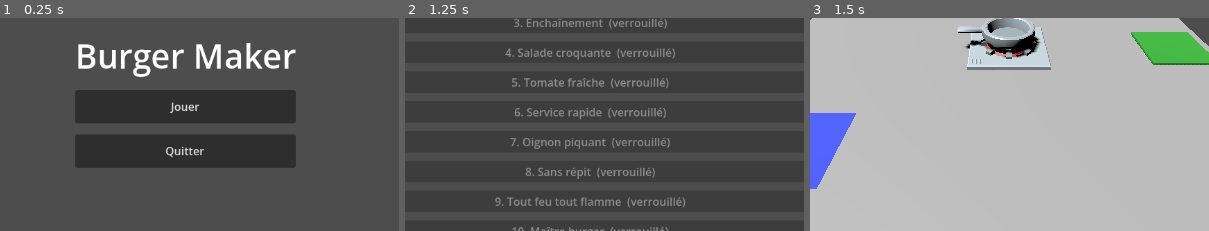
Above: before the commit, frames 1-3 (left to right).
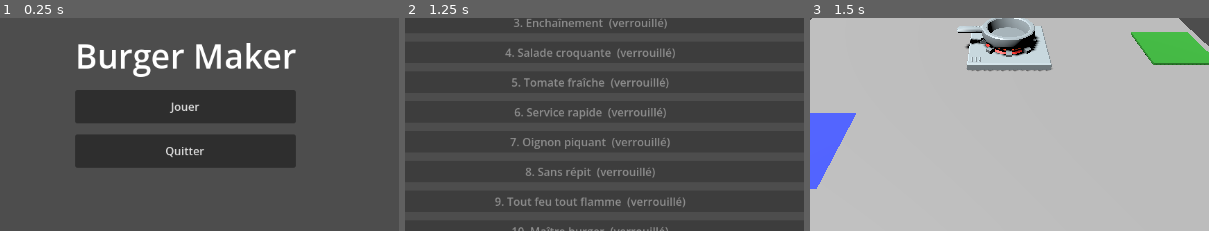
Above: after the commit, the same moments.

Repository: arthur-mdn/Godot-Burger-Maker
Game: Godot game, scene res://Scenes/MainMenu.tscn
The game is run twice, just before and just after one commit, with the same random seed, the same clock (stepped at 60 frames per second) and the same inputs.
Inputs:
- Up to frame 1 (0.25 s): no input
- Up to frame 2 (1.25 s): click "Jouer" at 0.5 s
- Up to frame 3 (1.5 s): click "1. Premier flip" at 1.25 s
The pictures show only the part of the screen within x 27-77%, y 33-83%; the shares and areas given below are measured in that part.

Frames 1-2 are identical in both runs. In frame 3, 0.9% of the frame differs, in the area x 39-61%, y 3-25%.

Commit message:
Move station KayKit visuals into scene files

Diff:
--- a/Scenes/CookingStation.tscn
+++ b/Scenes/CookingStation.tscn
@@ -1,9 +1,14 @@
 [gd_scene format=3 uid="uid://bwgai41orblj"]
 
 [ext_resource type="Script" uid="uid://cwi70u8pt4ybt" path="res://Scripts/cooking_station.gd" id="1_e3c22"]
+[ext_resource type="PackedScene" uid="uid://cmvc7kq4xhkde" path="res://Assets/KayKit/gltf/stove_single_countertop.gltf" id="2_cooktop"]
+[ext_resource type="PackedScene" uid="uid://d01kwv5ifg5cd" path="res://Assets/KayKit/gltf/pan_A.gltf" id="3_pan"]
 
-[sub_resource type="BoxShape3D" id="BoxShape3D_2vt2k"]
-size = Vector3(1.54, 0.27, 1.54)
+[sub_resource type="BoxShape3D" id="BoxShape3D_drop"]
+size = Vector3(1.66, 0.35, 1.66)
+
+[sub_resource type="BoxShape3D" id="BoxShape3D_pickup"]
+size = Vector3(1.66, 0.35, 1.66)
 
 [sub_resource type="BoxMesh" id="BoxMesh_yt4nv"]
 size = Vector3(1.2, 0.05, 0.2)
@@ -14,22 +19,34 @@
 [sub_resource type="BoxMesh" id="BoxMesh_2vt2k"]
 size = Vector3(1.2, 0.06, 0.16)
 
-[node name="CookingStation" type="Node3D" unique_id=342943021]
+[node name="CookingStation" type="Node3D"]
 script = ExtResource("1_e3c22")
 
-[node name="Visual" type="Node3D" parent="." unique_id=2053647070]
+[node name="Visual" type="Node3D" parent="."]
 
-[node name="StaticBody3D" type="StaticBody3D" parent="." unique_id=769331985]
+[node name="Cooktop" parent="Visual" instance=ExtResource("2_cooktop")]
+transform = Transform3D(1, 0, 0, 0, 0.95, 0, 0, 0, 1, 0, -0.8835, 0)
 
-[node name="CollisionShape3D" type="CollisionShape3D" parent="StaticBody3D" unique_id=1530679936]
-transform = Transform3D(1, 0, 0, 0, 1, 0, 0, 0, 1, 0.205, -0.303, -0.012)
-shape = SubResource("BoxShape3D_2vt2k")
+[node name="Pan" parent="Visual" instance=ExtResource("3_pan")]
+transform = Transform3D(1.15, 0, 0, 0, 1.15, 0, 0, 0, 1.15, 0, 0.278, 0)
 
-[node name="ProgressBg" type="MeshInstance3D" parent="." unique_id=1249988879]
-transform = Transform3D(1, 0, 0, 0, 1, 0, 0, 0, 1, 0, 0, 0.62)
+[node name="StaticBody3D" type="StaticBody3D" parent="."]
+transform = Transform3D(1, 0, 0, 0, 1, 0, 0, 0, 1, 0, 0.17, 0)
+
+[node name="CollisionShape3D" type="CollisionShape3D" parent="StaticBody3D"]
+shape = SubResource("BoxShape3D_drop")
+
+[node name="PickupArea" type="Area3D" parent="."]
+transform = Transform3D(1, 0, 0, 0, 1, 0, 0, 0, 1, 0, 0.17, 0)
+
+[node name="CollisionShape3D" type="CollisionShape3D" parent="PickupArea"]
+shape = SubResource("BoxShape3D_pickup")
+
+[node name="ProgressBg" type="MeshInstance3D" parent="."]
+transform = Transform3D(1, 0, 0, 0, 1, 0, 0, 0, 1, 0, 0.76, 0.62)
 mesh = SubResource("BoxMesh_yt4nv")
 surface_material_override/0 = SubResource("StandardMaterial3D_js4rr")
 
-[node name="ProgressMesh" type="MeshInstance3D" parent="." unique_id=908838274]
-transform = Transform3D(0.01, 0, 0, 0, 1, 0, 0, 0, 1, -0.595, 0, 0.62)
+[node name="ProgressMesh" type="MeshInstance3D" parent="."]
+transform = Transform3D(0.01, 0, 0, 0, 1, 0, 0, 0, 1, -0.595, 0.77, 0.62)
 mesh = SubResource("BoxMesh_2vt2k")
--- /dev/null
+++ b/Scenes/Dispensers/Dispenser_Bun.tscn
@@ -0,0 +1,9 @@
+[gd_scene format=3 uid="uid://bqm8dispenserbun"]
+
+[ext_resource type="PackedScene" uid="uid://dsgpxemmoc601" path="res://Scenes/Dispenser.tscn" id="1_base"]
+[ext_resource type="PackedScene" uid="uid://c8cu62naekr5u" path="res://Assets/KayKit/gltf/crate_buns.gltf" id="2_crate"]
+
+[node name="Dispenser_Bun" instance=ExtResource("1_base")]
+
+[node name="Crate" parent="Visual" instance=ExtResource("2_crate")]
+transform = Transform3D(0.55, 0, 0, 0, 0.55, 0, 0, 0, 0.55, 0, 0, 0)
--- /dev/null
+++ b/Scenes/Dispensers/Dispenser_Cheese.tscn
@@ -0,0 +1,10 @@
+[gd_scene format=3 uid="uid://bqm8dispensercheese"]
+
+[ext_resource type="PackedScene" uid="uid://dsgpxemmoc601" path="res://Scenes/Dispenser.tscn" id="1_base"]
+[ext_resource type="PackedScene" uid="uid://di3ddrxwk26tl" path="res://Assets/KayKit/gltf/crate_cheese.gltf" id="2_crate"]
+
+[node name="Dispenser_Cheese" instance=ExtResource("1_base")]
+item_type = 2
+
+[node name="Crate" parent="Visual" instance=ExtResource("2_crate")]
+transform = Transform3D(0.55, 0, 0, 0, 0.55, 0, 0, 0, 0.55, 0, 0, 0)
--- /dev/null
+++ b/Scenes/Dispensers/Dispenser_Onion.tscn
@@ -0,0 +1,10 @@
+[gd_scene format=3 uid="uid://bqm8dispenseronion"]
+
+[ext_resource type="PackedScene" uid="uid://dsgpxemmoc601" path="res://Scenes/Dispenser.tscn" id="1_base"]
+[ext_resource type="PackedScene" uid="uid://s02yl0dd7sry" path="res://Assets/KayKit/gltf/crate_onions.gltf" id="2_crate"]
+
+[node name="Dispenser_Onion" instance=ExtResource("1_base")]
+item_type = 5
+
+[node name="Crate" parent="Visual" instance=ExtResource("2_crate")]
+transform = Transform3D(0.55, 0, 0, 0, 0.55, 0, 0, 0, 0.55, 0, 0, 0)
--- /dev/null
+++ b/Scenes/Dispensers/Dispenser_Salad.tscn
@@ -0,0 +1,10 @@
+[gd_scene format=3 uid="uid://bqm8dispensersalad"]
+
+[ext_resource type="PackedScene" uid="uid://dsgpxemmoc601" path="res://Scenes/Dispenser.tscn" id="1_base"]
+[ext_resource type="PackedScene" uid="uid://mxm8qnus0uky" path="res://Assets/KayKit/gltf/crate_lettuce.gltf" id="2_crate"]
+
+[node name="Dispenser_Salad" instance=ExtResource("1_base")]
+item_type = 4
+
+[node name="Crate" parent="Visual" instance=ExtResource("2_crate")]
+transform = Transform3D(0.55, 0, 0, 0, 0.55, 0, 0, 0, 0.55, 0, 0, 0)
--- /dev/null
+++ b/Scenes/Dispensers/Dispenser_Steak.tscn
@@ -0,0 +1,10 @@
+[gd_scene format=3 uid="uid://bqm8dispensersteak"]
+
+[ext_resource type="PackedScene" uid="uid://dsgpxemmoc601" path="res://Scenes/Dispenser.tscn" id="1_base"]
+[ext_resource type="PackedScene" uid="uid://dx6wk00rfm8u8" path="res://Assets/KayKit/gltf/crate_steak.gltf" id="2_crate"]
+
+[node name="Dispenser_Steak" instance=ExtResource("1_base")]
+item_type = 1
+
+[node name="Crate" parent="Visual" instance=ExtResource("2_crate")]
+transform = Transform3D(0.55, 0, 0, 0, 0.55, 0, 0, 0, 0.55, 0, 0, 0)
--- /dev/null
+++ b/Scenes/Dispensers/Dispenser_Tomato.tscn
@@ -0,0 +1,10 @@
+[gd_scene format=3 uid="uid://bqm8dispensertomato"]
+
+[ext_resource type="PackedScene" uid="uid://dsgpxemmoc601" path="res://Scenes/Dispenser.tscn" id="1_base"]
+[ext_resource type="PackedScene" uid="uid://lecy5r4plelu" path="res://Assets/KayKit/gltf/crate_tomatoes.gltf" id="2_crate"]
+
+[node name="Dispenser_Tomato" instance=ExtResource("1_base")]
+item_type = 3
+
+[node name="Crate" parent="Visual" instance=ExtResource("2_crate")]
+transform = Transform3D(0.55, 0, 0, 0, 0.55, 0, 0, 0, 0.55, 0, 0, 0)
--- a/Scenes/main.tscn
+++ b/Scenes/main.tscn
@@ -3,7 +3,12 @@
 [ext_resource type="Script" uid="uid://bsxthgff40cmm" path="res://Scripts/main.gd" id="1_bo1nx"]
 [ext_resource type="PackedScene" uid="uid://jfq2wtbu027h" path="res://Scenes/Slot.tscn" id="3_8gbba"]
 [ext_resource type="PackedScene" uid="uid://bwgai41orblj" path="res://Scenes/CookingStation.tscn" id="4_jjvhh"]
-[ext_resource type="PackedScene" uid="uid://dsgpxemmoc601" path="res://Scenes/Dispenser.tscn" id="5_kry3j"]
+[ext_resource type="PackedScene" uid="uid://bqm8dispenserbun" path="res://Scenes/Dispensers/Dispenser_Bun.tscn" id="5_bun"]
+[ext_resource type="PackedScene" uid="uid://bqm8dispensersteak" path="res://Scenes/Dispensers/Dispenser_Steak.tscn" id="5_steak"]
+[ext_resource type="PackedScene" uid="uid://bqm8dispensercheese" path="res://Scenes/Dispensers/Dispenser_Cheese.tscn" id="5_cheese"]
+[ext_resource type="PackedScene" uid="uid://bqm8dispensertomato" path="res://Scenes/Dispensers/Dispenser_Tomato.tscn" id="5_tomato"]
+[ext_resource type="PackedScene" uid="uid://bqm8dispensersalad" path="res://Scenes/Dispensers/Dispenser_Salad.tscn" id="5_salad"]
+[ext_resource type="PackedScene" uid="uid://bqm8dispenseronion" path="res://Scenes/Dispensers/Dispenser_Onion.tscn" id="5_onion"]
 [ext_resource type="PackedScene" uid="uid://cw22x0asdhe54" path="res://Scenes/Trash.tscn" id="6_trash"]
 [ext_resource type="Script" uid="uid://c78nbccfty34y" path="res://Scripts/order_manager.gd" id="7_6bp64"]
 [ext_resource type="PackedScene" uid="uid://c2cnq2dxoljcq" path="res://Scenes/CuttingBoard.tscn" id="7_cb"]
@@ -102,30 +107,25 @@
 
 [node name="Stations" type="Node3D" parent="World" unique_id=302124271]
 
-[node name="Dispenser_Bun" parent="World/Stations" unique_id=329454914 instance=ExtResource("5_kry3j")]
+[node name="Dispenser_Bun" parent="World/Stations" unique_id=329454914 instance=ExtResource("5_bun")]
 transform = Transform3D(1, 0, 0, 0, 1, 0, 0, 0, 1, -3.1184683, 0, 4.8600845)
 
-[node name="Dispenser_Steak" parent="World/Stations" unique_id=703650110 instance=ExtResource("5_kry3j")]
+[node name="Dispenser_Steak" parent="World/Stations" unique_id=703650110 instance=ExtResource("5_steak")]
 transform = Transform3D(1, 0, 0, 0, 1, 0, 0, 0, 1, -3.1184683, 0, 2.992006)
-item_type = 1
-
-[node name="Dispenser_Cheese" parent="World/Stations" unique_id=2049787066 instance=ExtResource("5_kry3j")]
+
+[node name="Dispenser_Cheese" parent="World/Stations" unique_id=2049787066 instance=ExtResource("5_cheese")]
 transform = Transform3D(1, 0, 0, 0, 1, 0, 0, 0, 1, -3.1184683, 0, 1.151921)
-item_type = 2
-
-[node name="Dispenser_Tomato" parent="World/Stations" unique_id=937416247 instance=ExtResource("5_kry3j")]
+
+[node name="Dispenser_Tomato" parent="World/Stations" unique_id=937416247 instance=ExtResource("5_tomato")]
 transform = Transform3D(1, 0, 0, 0, 1, 0, 0, 0, 1, -3.1184683, 0, -0.9574368)
-item_type = 3
-
-[node name="Dispenser_Salad" parent="World/Stations" unique_id=768069161 instance=ExtResource("5_kry3j")]
+
+[node name="Dispenser_Salad" parent="World/Stations" unique_id=768069161 instance=ExtResource("5_salad")]
 transform = Transform3D(1, 0, 0, 0, 1, 0, 0, 0, 1, -3.1184683, 0, -2.9215617)
-item_type = 4
-
-[node name="Dispenser_Onion" parent="World/Stations" unique_id=639436428 instance=ExtResource("5_kry3j")]
+
+[node name="Dispenser_Onion" parent="World/Stations" unique_id=639436428 instance=ExtResource("5_onion")]
 transform = Transform3D(1, 0, 0, 0, 1, 0, 0, 0, 1, -3.1184683, 0, -4.6752715)
-item_type = 5
-
-[node name="Cooking_1" parent="World/Stations" unique_id=342943021 instance=ExtResource("4_jjvhh")]
+
+[node name="Cooking_1" parent="World/Stations" unique_id=1847293101 instance=ExtResource("4_jjvhh")]
 transform = Transform3D(1, 0, 0, 0, 1, 0, 0, 0, 1, 0.066, 0, -0.2860828)
 
 [node name="Cooking_2" parent="World/Stations" unique_id=1783589009 instance=ExtResource("4_jjvhh")]
--- a/Scripts/cooking_station.gd
+++ b/Scripts/cooking_station.gd
@@ -1,20 +1,13 @@
 extends Node3D
 
-const KAYKIT_COOKTOP_SCENE := preload("res://Assets/KayKit/gltf/stove_single_countertop.gltf")
-const KAYKIT_PAN_SCENE := preload("res://Assets/KayKit/gltf/pan_A.gltf")
-const KAYKIT_COOKTOP_SCALE := 1.0
-const KAYKIT_COOKTOP_Y_SCALE := 0.95
-const KAYKIT_PAN_SCALE := 1.15
-const COOKTOP_Y_OFFSET := 0.0
 const COOK_SURFACE_PADDING := 0.02
 const PAN_STEAK_SURFACE_INSET := 0.06
 const PROGRESS_BAR_HEIGHT := 0.42
 
 signal item_pickup_requested(item)
 
-@onready var visual_root: Node3D = $Visual
-@onready var static_body: StaticBody3D = $StaticBody3D
-@onready var collision_shape: CollisionShape3D = $StaticBody3D/CollisionShape3D
+@onready var pan: Node3D = $Visual/Pan
+@onready var pickup_area: Area3D = $PickupArea
 @onready var progress_bg = $ProgressBg
 @onready var progress_mesh = $ProgressMesh
 
@@ -28,96 +21,28 @@
 var _timer        := 0.0
 var _phase_duration := 0.0
 var _item_drop_offset := Vector3.ZERO
-var _pickup_area: Area3D
-var _pickup_collision: CollisionShape3D
 
 func _ready():
 	add_to_group("cooking_station")
 	progress_bg.visible   = false
 	progress_mesh.visible = false
-	call_deferred("_setup_visual")
+	pickup_area.input_event.connect(_on_pickup_area_input)
+	call_deferred("_update_drop_points")
 
-func _setup_visual() -> void:
-	for child in visual_root.get_children():
-		child.queue_free()
-
-	var cooktop: Node3D = KAYKIT_COOKTOP_SCENE.instantiate()
-	visual_root.add_child(cooktop)
-	cooktop.scale = Vector3(
-		KAYKIT_COOKTOP_SCALE,
-		KAYKIT_COOKTOP_SCALE * KAYKIT_COOKTOP_Y_SCALE,
-		KAYKIT_COOKTOP_SCALE
-	)
-	_align_model_bottom_to_y(cooktop, COOKTOP_Y_OFFSET)
-	var cooktop_top := _model_top_y(cooktop)
-
-	var pan: Node3D = KAYKIT_PAN_SCENE.instantiate()
-	visual_root.add_child(pan)
-	pan.scale = Vector3.ONE * KAYKIT_PAN_SCALE
-	_align_model_bottom_to_y(pan, cooktop_top)
-
+func _update_drop_points() -> void:
+	if not is_instance_valid(pan):
+		return
 	var pan_surface_y := _pan_cook_surface_y(pan)
 	_item_drop_offset = Vector3(0, pan_surface_y + COOK_SURFACE_PADDING, 0)
-
-	_configure_interaction_zone(cooktop, cooktop_top, pan_surface_y)
-
 	var progress_y := pan_surface_y + PROGRESS_BAR_HEIGHT
 	progress_bg.position.y = progress_y
 	progress_mesh.position.y = progress_y + 0.01
 
-func _configure_interaction_zone(cooktop: Node3D, cooktop_top: float, pan_surface_y: float) -> void:
-	var cooktop_aabb := _combined_mesh_aabb(cooktop)
-	var zone_size := Vector3(
-		cooktop_aabb.size.x,
-		pan_surface_y - cooktop_top + 0.2,
-		cooktop_aabb.size.z
-	)
-	var zone_center_y := cooktop_top + zone_size.y * 0.5 - 0.05
-
-	var shape := collision_shape.shape as BoxShape3D
-	shape.size = zone_size
-	static_body.position.y = zone_center_y
-
-	if _pickup_area == null:
-		_pickup_area = Area3D.new()
-		_pickup_area.name = "PickupArea"
-		add_child(_pickup_area)
-		_pickup_collision = CollisionShape3D.new()
-		_pickup_collision.shape = BoxShape3D.new()
-		_pickup_area.add_child(_pickup_collision)
-		_pickup_area.input_event.connect(_on_pickup_area_input)
-
-	(_pickup_collision.shape as BoxShape3D).size = zone_size
-	_pickup_area.position.y = zone_center_y
-
-func _on_pickup_area_input(_camera, event, _position, _normal, _shape_idx) -> void:
-	if not (event is InputEventMouseButton and event.pressed and event.button_index == MOUSE_BUTTON_LEFT):
-		return
-	if current_item == null:
-		return
-	var item = remove_item()
-	if item:
-		item.current_slot = null
-		emit_signal("item_pickup_requested", item)
-
-func _align_model_bottom_to_y(model: Node3D, surface_y: float) -> void:
-	var aabb := _combined_mesh_aabb(model)
+func _pan_cook_surface_y(pan_node: Node3D) -> float:
+	var aabb := _combined_mesh_aabb(pan_node)
 	if aabb.size.length_squared() < 0.000001:
-		model.position.y = surface_y
-		return
-	model.position.y = surface_y - aabb.position.y
-
-func _pan_cook_surface_y(pan: Node3D) -> float:
-	var aabb := _combined_mesh_aabb(pan)
-	if aabb.size.length_squared() < 0.000001:
-		return pan.position.y + PAN_STEAK_SURFACE_INSET
-	return pan.position.y + aabb.position.y + PAN_STEAK_SURFACE_INSET
-
-func _model_top_y(model: Node3D) -> float:
-	var aabb := _combined_mesh_aabb(model)
-	if aabb.size.length_squared() < 0.000001:
-		return 0.28
-	return model.position.y + aabb.position.y + aabb.size.y
+		return pan_node.position.y + PAN_STEAK_SURFACE_INSET
+	return pan_node.position.y + aabb.position.y + PAN_STEAK_SURFACE_INSET
 
 func _combined_mesh_aabb(root: Node3D) -> AABB:
 	var result := AABB()
@@ -132,6 +57,16 @@
 		else:
 			result = result.merge(local_aabb)
 	return result
+
+func _on_pickup_area_input(_camera, event, _position, _normal, _shape_idx) -> void:
+	if not (event is InputEventMouseButton and event.pressed and event.button_index == MOUSE_BUTTON_LEFT):
+		return
+	if current_item == null:
+		return
+	var item = remove_item()
+	if item:
+		item.current_slot = null
+		emit_signal("item_pickup_requested", item)
 
 func _process(delta: float):
 	if _phase == "" or not is_instance_valid(current_item):
--- a/Scripts/dispenser.gd
+++ b/Scripts/dispenser.gd
@@ -6,26 +6,7 @@
 
 const ItemScene = preload("res://Scenes/Item.tscn")
 
-const KAYKIT_VISUALS := {
-	0: preload("res://Assets/KayKit/gltf/crate_buns.gltf"),
-	1: preload("res://Assets/KayKit/gltf/crate_steak.gltf"),
-	2: preload("res://Assets/KayKit/gltf/crate_cheese.gltf"),
-	3: preload("res://Assets/KayKit/gltf/crate_tomatoes.gltf"),
-	4: preload("res://Assets/KayKit/gltf/crate_lettuce.gltf"),
-	5: preload("res://Assets/KayKit/gltf/crate_onions.gltf"),
-}
-
-const FALLBACK_COLORS := {
-	0: Color(0.8, 0.6, 0.3),
-	1: Color(1.0, 0.3, 0.3),
-	2: Color(1.0, 0.8, 0.2),
-	3: Color(1.0, 0.2, 0.2),
-	4: Color(0.2, 0.8, 0.2),
-	5: Color(0.8, 0.7, 1.0),
-}
-
 @onready var area = $Area3D
-@onready var visual_root = $Visual
 
 signal item_spawned(item)
 
@@ -33,7 +14,6 @@
 func _ready():
 	add_to_group("dispenser")
 	area.input_event.connect(_on_input_event)
-	_update_visual()
 
 
 func _on_input_event(_camera, event, _position, _normal, _shape_idx):
@@ -49,26 +29,3 @@
 	get_parent().add_child(item)
 	item.global_position = global_position + Vector3(0, 1.0, 0)
 	emit_signal("item_spawned", item)
-
-
-func _update_visual():
-	for child in visual_root.get_children():
-		child.queue_free()
-
-	if KAYKIT_VISUALS.has(item_type):
-		var model: Node3D = KAYKIT_VISUALS[item_type].instantiate()
-		visual_root.add_child(model)
-		match item_type:
-			0, 1, 2, 3, 4, 5:
-				model.scale = Vector3(0.55, 0.55, 0.55)
-		return
-
-	var mesh_instance := MeshInstance3D.new()
-	var box := BoxMesh.new()
-	box.size = Vector3(1.2, 1, 1.2)
-	mesh_instance.mesh = box
-	mesh_instance.position = Vector3(0, 0.5, 0)
-	var mat := StandardMaterial3D.new()
-	mat.albedo_color = FALLBACK_COLORS.get(item_type, Color.GRAY)
-	mesh_instance.material_override = mat
-	visual_root.add_child(mesh_instance)
--- a/Scripts/item.gd
+++ b/Scripts/item.gd
@@ -1,3 +1,4 @@
+@tool
 extends Node3D
 
 enum ItemType { BUN, STEAK, CHEESE, TOMATO, SALAD, ONION }
@@ -5,7 +6,10 @@
 
 const CHOPPABLE_TYPES := [ItemType.TOMATO, ItemType.ONION, ItemType.SALAD]
 
-@export var type: ItemType
+@export var type: ItemType = ItemType.BUN:
+	set(value):
+		type = value
+		_refresh_editor_visual()
 
 signal clicked(item)
 
@@ -43,20 +47,44 @@
 var cook_state = CookState.NONE
 var visual_cook_state = CookState.NONE
 var cooking_id = 0
-var is_chopped: bool = false
+@export var is_chopped: bool = false:
+	set(value):
+		is_chopped = value
+		_refresh_editor_visual()
 var steak_visual_state = CookState.COOKED
 
 func _ready():
+	if Engine.is_editor_hint():
+		_init_stack_for_visual()
+		rebuild_visual()
+		return
+
 	add_to_group("item")
 	area.input_event.connect(_on_input_event)
-	stack.append(type)
+	_init_stack_for_visual()
 	if type == ItemType.STEAK:
 		cook_state = CookState.RAW
 		visual_cook_state = CookState.RAW
 		steak_visual_state = CookState.RAW
 	rebuild_visual()
 
+func _init_stack_for_visual() -> void:
+	if stack.is_empty():
+		stack.append(type)
+	else:
+		stack[0] = type
+
+func _refresh_editor_visual() -> void:
+	if not Engine.is_editor_hint() or not is_inside_tree():
+		return
+	if stack_root == null:
+		return
+	_init_stack_for_visual()
+	rebuild_visual()
+
 func _on_input_event(_camera, event, _position, _normal, _shape_idx):
+	if Engine.is_editor_hint():
+		return
 	if event is InputEventMouseButton \
 	and event.pressed \
 	and event.button_index == MOUSE_BUTTON_LEFT:
--- a/Scripts/main.gd
+++ b/Scripts/main.gd
@@ -175,15 +175,15 @@
 		if target.has_method("place_item"):
 			var placed = target.place_item(held_item)
 
-			# serving station peut renvoyer true / false
 			if placed == true:
 				held_item = null
 				return
 
-			# si la station ne renvoie rien, on considère que ça a marché
 			if placed == null:
 				held_item = null
 				return
+
+			return
 
 	held_item = null
 
Binary file added: Assets/KayKit/gltf/kitchencounter_straight_A.bin
Not shown, added: Assets/KayKit/gltf/kitchencounter_straight_A.gltf
Not shown, added: Assets/KayKit/gltf/kitchencounter_straight_A.gltf.import
Binary file added: Assets/KayKit/gltf/kitchencounter_straight_B.bin
Not shown, added: Assets/KayKit/gltf/kitchencounter_straight_B.gltf
Not shown, added: Assets/KayKit/gltf/kitchencounter_straight_B.gltf.import
